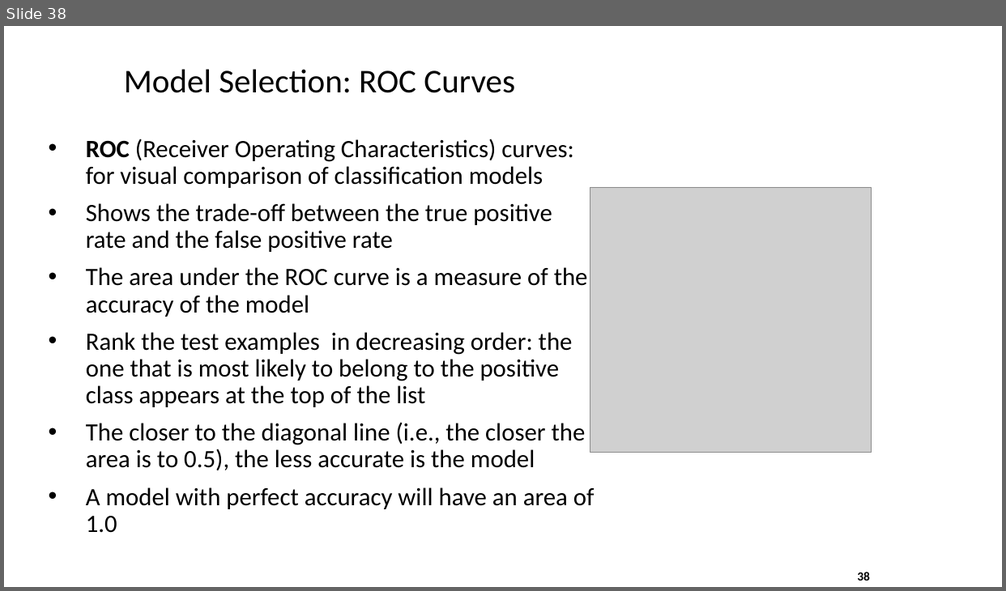
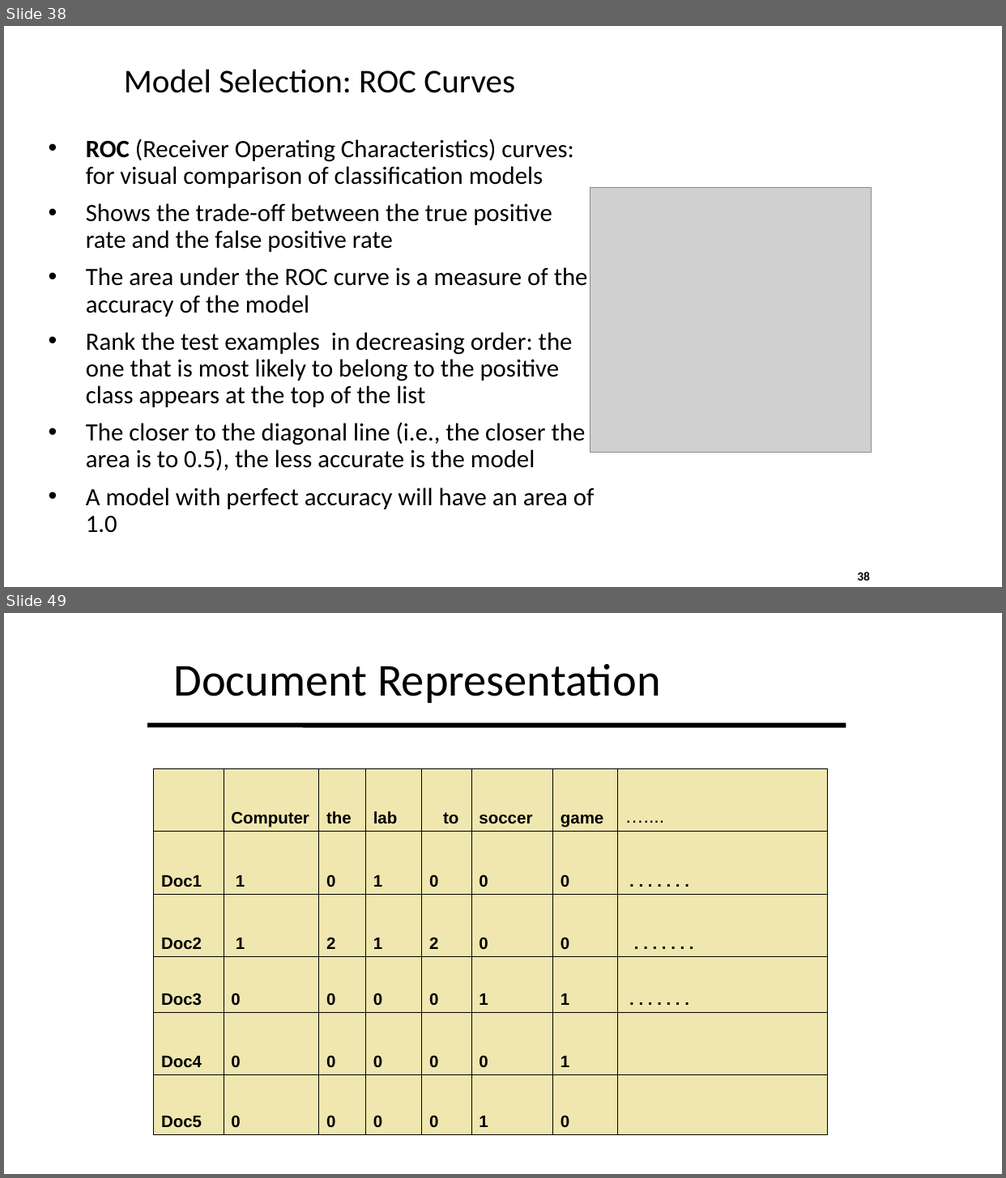
Before and after one commit to ramcdougal/cbb750, a slide deck: data mining/data mining 1.pptx. Shown one above the other, each under a label of ours: slide 38 before the commit, slides 38 and 49 after it; the slides between them are not shown. The pictures are 1006x591 and 1006x1178 pixels, drawn with LibreOffice and Linux fonts; fonts in the diff are those of the drawing; grey boxes stand for pictures. Boxes give left, top, right and bottom in pixels: in the first picture for what was removed or moved away, otherwise in the second. Text is boxed around its words. In the diff, an @@ line names an element or a change of style, - is before the commit and + after.

```diff
--- a/data mining/data mining 1.pptx
+++ b/data mining/data mining 1.pptx
@@ slide 49 added at (4, 613, 1002, 1174), background #FFFFFF @@
@@ title added at (173, 664, 660, 703), 44 pt, text #000000 @@
+Document Representation
@@ line added from (147, 726) to (846, 726), #000000 4.5 pt @@
@@ table added at (154, 769, 826, 1135), 6 rows, 8 columns @@
+ | Computer | the | lab | to | soccer | game | …....
+Doc1 | 1 | 0 | 1 | 0 | 0 | 0 | . . . . . . .
+Doc2 | 1 | 2 | 1 | 2 | 0 | 0 | . . . . . . .
+Doc3 | 0 | 0 | 0 | 0 | 1 | 1 | . . . . . . .
+Doc4 | 0 | 0 | 0 | 0 | 0 | 1 | 
+Doc5 | 0 | 0 | 0 | 0 | 1 | 0 | 
@@ rectangle added at (172, 944, 846, 1125), fill #FFFFFF, outline #FFFFFF 0.75 pt @@
```
Also in this commit, not shown: 2 slides changed, 15 other slides added, 1 slide removed.
